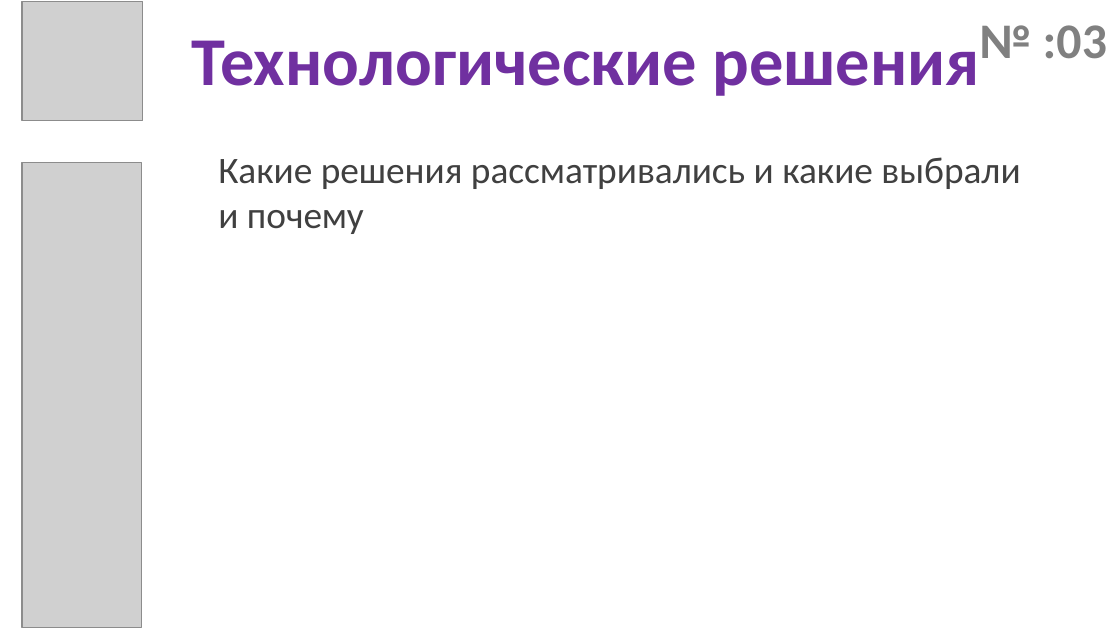
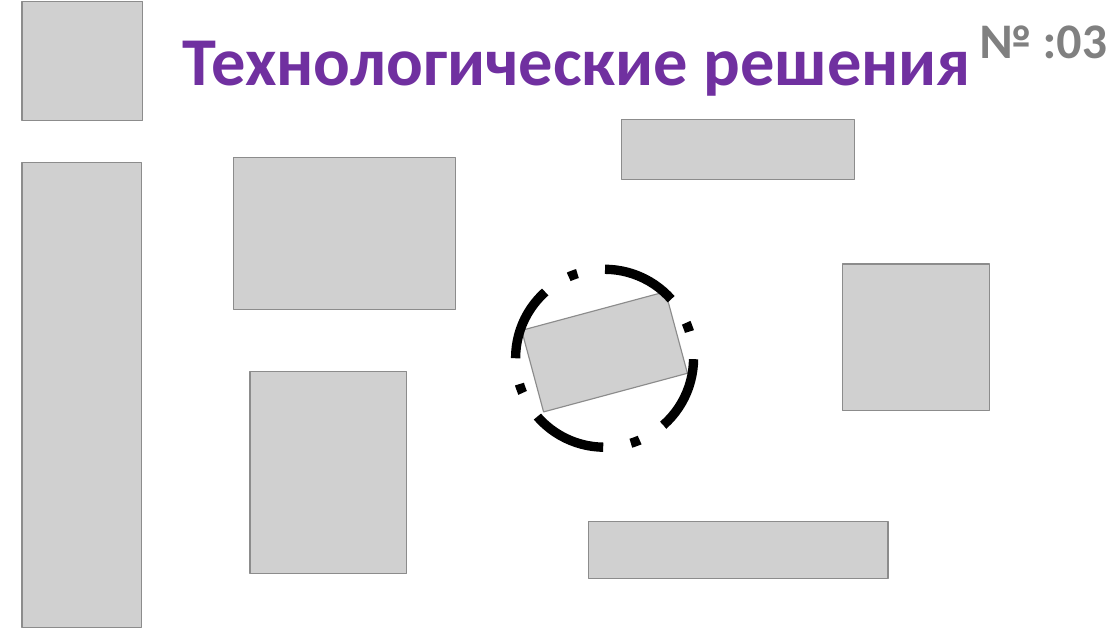
Before and after one commit to dpp-shlyopa-team/Presentation, a slide deck: slide 5 of преза.pptx. Drawn at 1120x630 pixels with LibreOffice and Linux fonts; fonts in the diff are those of the drawing; grey boxes stand for pictures. Boxes give left, top, right and bottom in pixels: in the first picture for what was removed or moved away, otherwise in the second. Text is boxed around its words. In the diff, an @@ line names an element or a change of style, - is before the commit and + after.

```diff
--- a/преза.pptx
+++ b/преза.pptx
@@ title "Технологические решения" moved from (x1=192, y1=40, x2=980, y2=96) to (x1=183, y1=40, x2=971, y2=96) @@
@@ picture added at (x1=622, y1=120, x2=855, y2=179) @@
@@ text removed at (x1=218, y1=157, x2=1020, y2=234) @@
-Какие решения рассматривались и какие выбрали и почему
@@ picture added at (x1=234, y1=158, x2=456, y2=310) @@
@@ ellipse added at (x1=515, y1=269, x2=693, y2=447), outline #000000 6 pt dashed @@
@@ picture added at (x1=842, y1=264, x2=989, y2=411) @@
@@ picture added at (x1=521, y1=291, x2=687, y2=411) @@
@@ picture added at (x1=250, y1=371, x2=407, y2=573) @@
@@ picture added at (x1=588, y1=522, x2=888, y2=578) @@
```
Also in this commit, not shown: 8 other slides changed, 2 slides removed, 1 other file.
